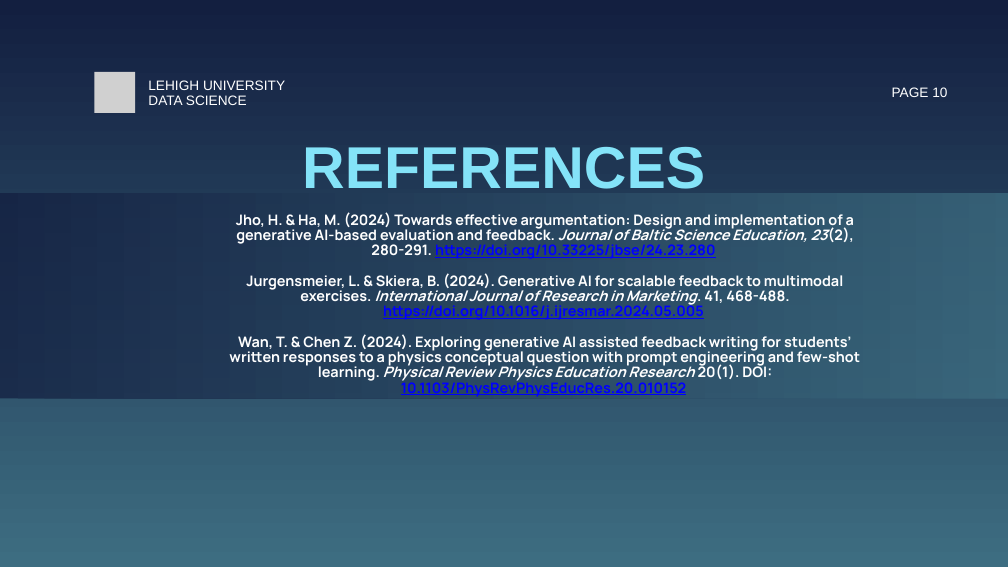
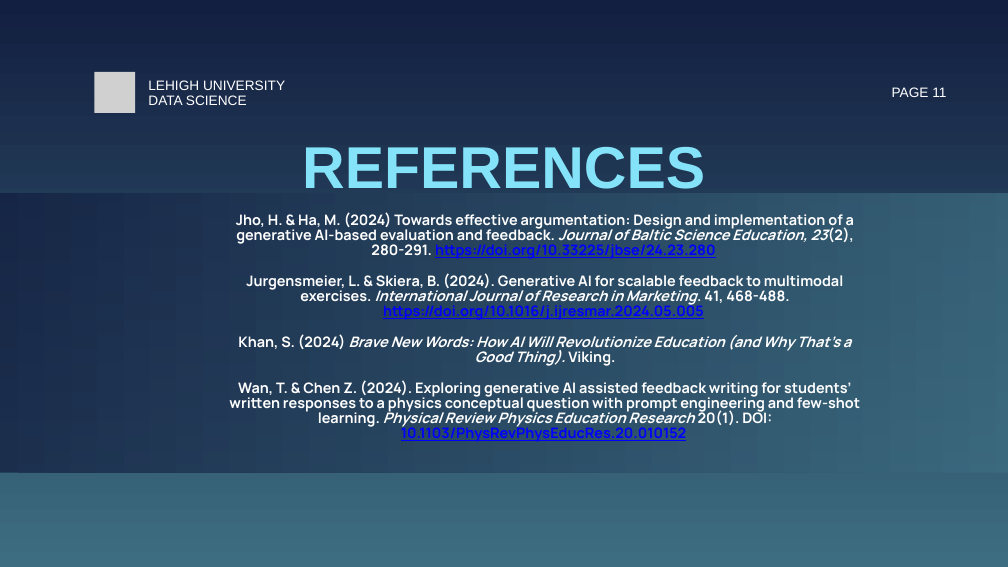
Before and after one commit to EddieMcGowan/AI-Powered_Course_Module_Generator, a slide deck: slide 11 of Project Presentation Draft.pptx (slide 10 before the commit). Drawn at 1008x567 pixels with LibreOffice and Linux fonts; fonts in the diff are those of the drawing; grey boxes stand for pictures. Boxes give left, top, right and bottom in pixels: in the first picture for what was removed or moved away, otherwise in the second. Text is boxed around its words. In the diff, an @@ line names an element or a change of style, - is before the commit and + after.

```diff
--- a/Project Presentation Draft.pptx
+++ b/Project Presentation Draft.pptx
@@ text at [892, 87, 946, 97]: text changed @@
-PAGE 10
+PAGE 11
@@ freeform shape: place and size @@
-freeform shape at [0, 193, 1008, 398]
+freeform shape at [0, 193, 1008, 473]
@@ text at [238, 334, 851, 366]: paragraph added @@
+Khan, S. (2024) Brave New Words: How AI Will Revolutionize Education (and Why That’s a Good Thing). Viking.
```
Also in this commit, not shown: 6 other slides changed, 1 slide added, 1 slide removed.
